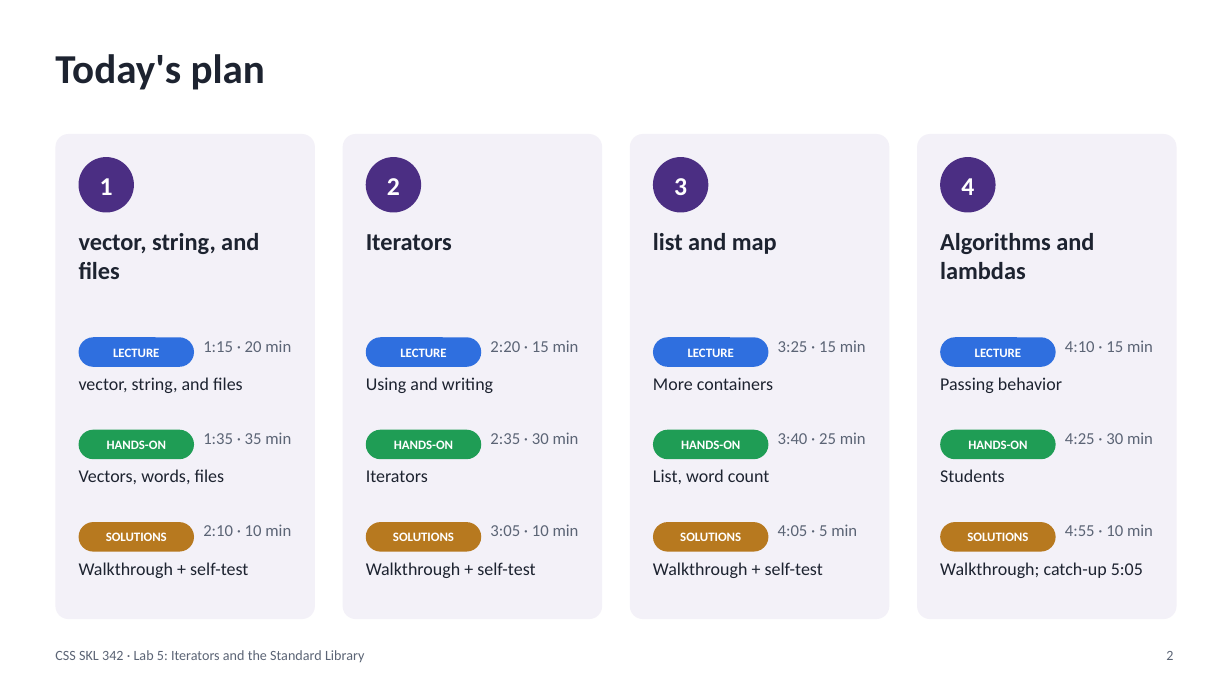
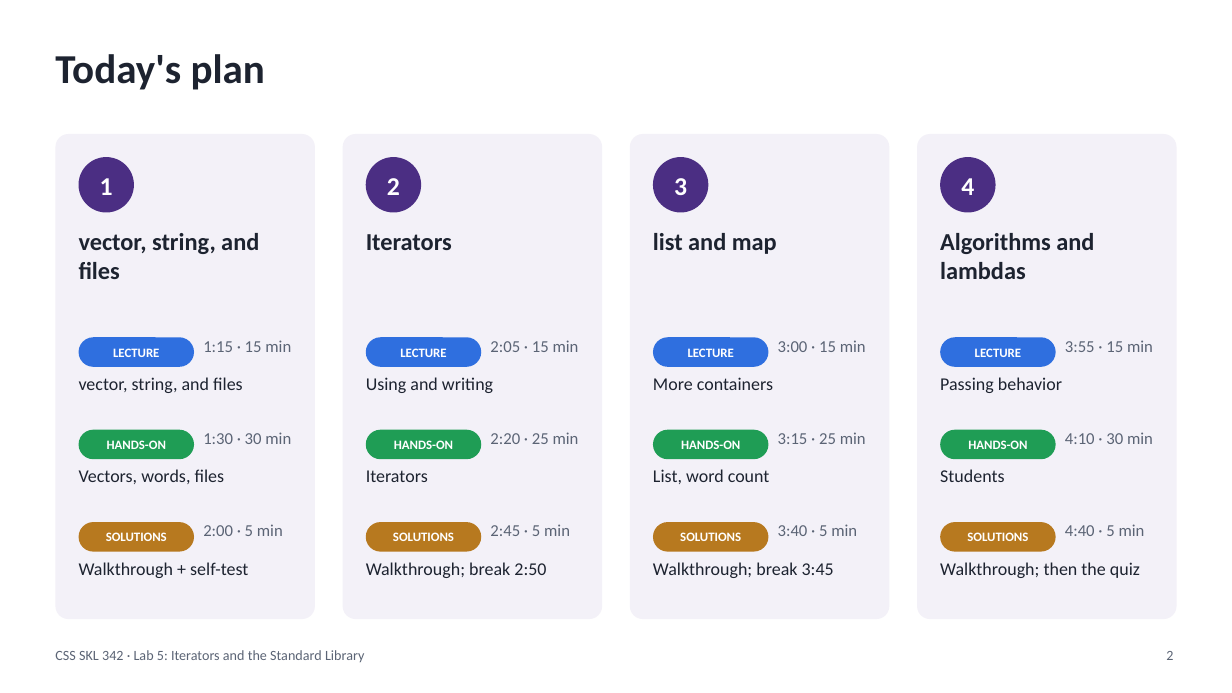
Before and after one commit to myuwbclasses/CSSSKL-342, a slide deck: slide 2 of Lab5/Lab5-Slides.pptx. Drawn at 1232x693 pixels with LibreOffice and Linux fonts; fonts in the diff are those of the drawing. Boxes give left, top, right and bottom in pixels: in the first picture for what was removed or moved away, otherwise in the second. Text is boxed around its words. In the diff, an @@ line names an element or a change of style, - is before the commit and + after.

```diff
--- a/Lab5/Lab5-Slides.pptx
+++ b/Lab5/Lab5-Slides.pptx
@@ text at [203,340,291,352]: text changed @@
-1:15 · 20 min
+1:15 · 15 min
@@ text at [490,340,579,352]: text changed @@
-2:20 · 15 min
+2:05 · 15 min
@@ text at [778,340,866,352]: text changed @@
-3:25 · 15 min
+3:00 · 15 min
@@ text at [1065,340,1153,352]: text changed @@
-4:10 · 15 min
+3:55 · 15 min
@@ text at [203,432,291,444]: text changed @@
-1:35 · 35 min
+1:30 · 30 min
@@ text at [490,432,579,444]: text changed @@
-2:35 · 30 min
+2:20 · 25 min
@@ text at [778,432,866,444]: text changed @@
-3:40 · 25 min
+3:15 · 25 min
@@ text at [1065,432,1153,444]: text changed @@
-4:25 · 30 min
+4:10 · 30 min
@@ text at [203,524,283,536]: text changed @@
-2:10 · 10 min
+2:00 · 5 min
@@ text at [490,524,570,536]: text changed @@
-3:05 · 10 min
+2:45 · 5 min
@@ text at [778,524,857,536]: text changed @@
-4:05 · 5 min
+3:40 · 5 min
@@ text at [1065,524,1145,536]: text changed @@
-4:55 · 10 min
+4:40 · 5 min
@@ text at [366,562,546,578]: text changed @@
-Walkthrough + self-test
+Walkthrough; break 2:50
@@ text at [653,562,834,578]: text changed @@
-Walkthrough + self-test
+Walkthrough; break 3:45
@@ text at [940,562,1140,578]: text changed @@
-Walkthrough; catch-up 5:05
+Walkthrough; then the quiz
```
Also in this commit, not shown: 15 other slides changed, 2 slides added, 1 slide removed, 47 other files.
